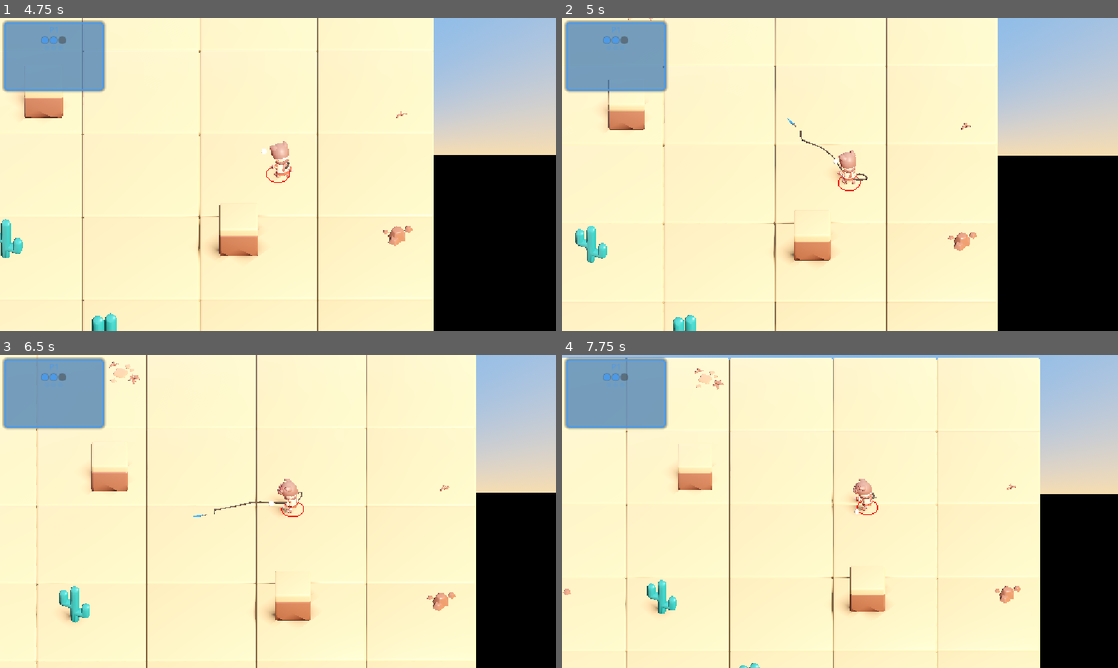
Above: before the commit, frames 1-4 (two rows, left to right).
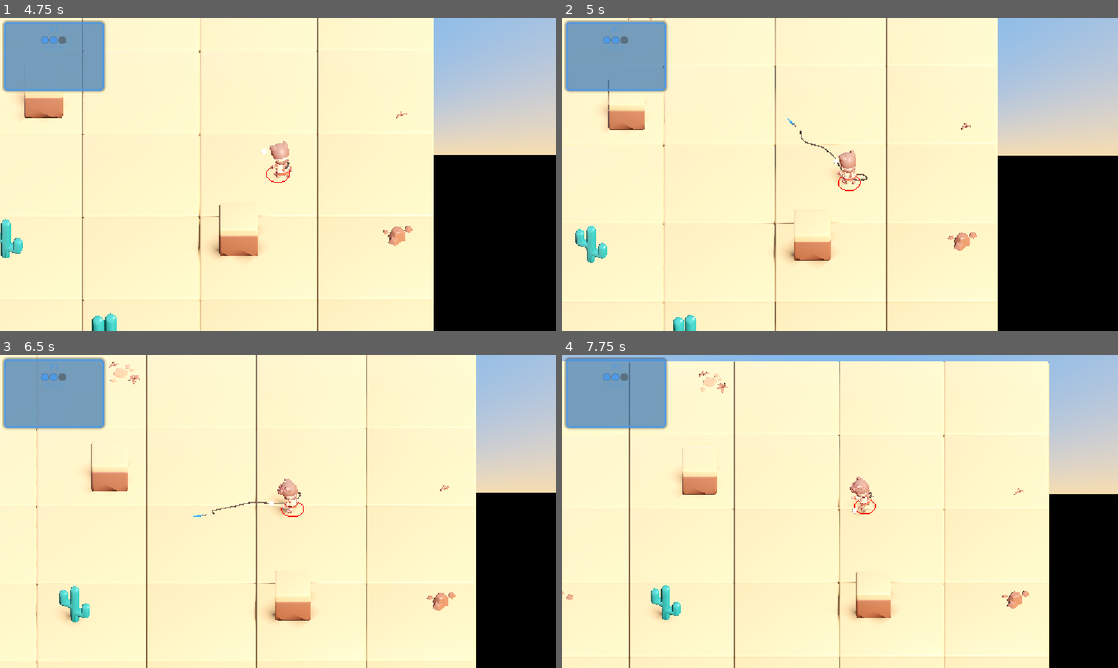
Above: after the commit, the same moments.

Repository: haotsai101/ropedart-arena
Game: Godot game, scene res://tests/test_player_map_boundary.tscn
The game is run twice, just before and just after one commit, with the same random seed, the same clock (stepped at 60 frames per second) and the same inputs. This scene is started directly instead of the project's main scene.
Inputs (mouse positions are in pixels of both pictures, inside the frame that each line leads up to):
- Up to frame 1 (4.75 s): tap Enter (ui_accept) at 0.5, 0.77, 2, 3.77 s; move the mouse to (400, 158) at 0.52 s; hold Right (ui_right) 0.53-1.25 s; tap B at 0.6 s; click (400, 158) at 0.67 s; drag from (166, 190) to (250, 237) at 1.27 s; move the mouse to (333, 105) at 2.02 s; hold Right (ui_right) 2.03-2.75 s; tap R at 2.1 s; drag from (250, 237) to (111, 127) at 2.77 s; move the mouse to (444, 221) at 3.52 s; hold Left (ui_left) 3.53-4.25 s; tap Backspace at 3.6 s; drag from (111, 127) to (194, 96) at 4.27 s
- Up to frame 2 (5 s): no input
- Up to frame 3 (6.5 s): move the mouse to (305, 511) at 5.02 s; hold Down (ui_down) 5.03-5.75 s; hold Shift 5.03-5.75 s; click (305, 511) at 5.17 s; drag from (194, 433) to (166, 527) at 5.77 s
- Up to frame 4 (7.75 s): move the mouse to (962, 495) at 6.52 s; hold Up (ui_up) 6.53-7.25 s; tap B at 6.6 s; tap Enter (ui_accept) at 6.77 s; drag from (728, 527) to (812, 574) at 7.27 s

Frame 1 is identical in both runs. In frame 2, less than 0.1% of the frame differs, in the area x 42-55%, y 36-52%; in frame 3, less than 0.1%; in frame 4, 6.3%, in the area x 0-88%, y 0-100%.

Commit message:
fix: rope leash clamp and unspool budget are wrap-aware, not beeline
Fixes a corner-wrap fold: the player's leash clamp and the growing-leash
segment budget both used straight-line hand-to-anchor/tip distance, which
undercounts how much rope a real corner wrap actually uses. That let the
player push past the point where the wrapped chain was already at capacity,
forcing the joint solver to fight an impossible stretch right at the corner
contact -- read as a sharp zigzag/hook fold once the player reached max
leash range and kept pushing around the corner.

Both now read the real, already-simulated chain's own path length (hand ->
every dynamic segment -> tip) instead of a beeline, via two new helpers.
Verified with a new deterministic regression test
(tests/test_rope_leash_corner_wrap.gd/.tscn): chain overshoot, pillar
penetration, and single-tick fold jumps all drop substantially versus the
pre-fix baseline, with no regression on the existing
tests/test_rope_obstacle_clip.gd static-hold scenario or a 3-bot soak run.

Co-Authored-By: Claude Sonnet 5 <noreply@anthropic.com>
Claude-Session: https://claude.ai/code/session_019aCxs6gZU2bEG9ijQUiYXu

Diff:
--- a/scripts/player.gd
+++ b/scripts/player.gd
@@ -1857,9 +1857,35 @@
 	# ahead of the dart's own actual travel than ROPE_UNSPOOL_SLACK, no matter
 	# how fast the joint solver's own emergent equilibrium would otherwise
 	# resolve the bunched spawn's slack.
+	#
+	# CORNER-WRAP FIX (see this session's CLAUDE.md entry): `real_dist` used
+	# to be a naive straight-line `hand_pos.distance_to(tip_pos)` -- correct
+	# only when nothing sits between the hand and the dart. Whenever a real
+	# obstacle corner is between them (the dart anchored on the far side of a
+	# pillar from the player), the ACTUAL rope has to travel further than
+	# that beeline to reach around the corner, so the beeline systematically
+	# UNDER-counts how much of the chain's fixed DART_ROPE_LENGTH capacity is
+	# really in use. That undercount fed `max_reach_from_hand` (a sphere
+	# clamp centered on the HAND) too small a radius, which forcibly yanked
+	# the non-contact tail segments -- the ones between the corner and the
+	# anchor, which legitimately need to be far from the hand along the
+	# wrapped path -- back toward the hand every tick, fighting the pin
+	# joint that's simultaneously dragging the tip anchor to the fixed real
+	# dart position. That tug-of-war is what read as a sharp zigzag/hook fold
+	# right at the corner once the player pushed far enough around it.
+	# `_rope_chain_current_path_length_2d()` sums the REAL, already-simulated
+	# chain's own consecutive control-point distances (hand -> every dynamic
+	# segment, in joint order -> tip) instead of guessing at the corner's
+	# geometry -- a segment genuinely resting against real obstacle contact
+	# is exactly where the physics solver actually put it, wrap included, so
+	# this is reading real physics state, not computing a synthetic path. In
+	# the unobstructed common case this is numerically almost identical to
+	# the old beeline (the chain settles close to the straight line, bounded
+	# by ROPE_TAUT_PERP_RADIUS), so this is not expected to change behavior
+	# when there's no obstacle in the way.
 	var hand_2d := Vector2(hand_pos.x, hand_pos.z)
 	var tip_2d := Vector2(tip_pos.x, tip_pos.z)
-	var real_dist: float = hand_pos.distance_to(tip_pos)
+	var real_dist: float = _rope_chain_current_path_length_2d(hand_2d, tip_2d)
 	var budget: float = minf(real_dist + ROPE_UNSPOOL_SLACK, DART_ROPE_LENGTH)
 	for seg in _physics_rope_segments:
 		seg.hand_pos_2d = hand_2d
@@ -1869,6 +1895,57 @@
 		# distance from the whole hand-to-tip LINE, not just the hand point.
 		seg.tip_pos_2d = tip_2d
 		seg.max_perp_from_line = ROPE_TAUT_PERP_RADIUS
+
+
+func _rope_chain_current_path_length_2d(hand_2d: Vector2, tip_2d: Vector2) -> float:
+	## Real (not beeline) 2D length of the currently-simulated physics chain:
+	## sums consecutive distances hand -> seg[0] -> seg[1] -> ... -> tip, in
+	## the same order _spawn_physics_rope() jointed them, using every dynamic
+	## segment's OWN CURRENTLY RESOLVED global position (one physics tick
+	## stale relative to hand_2d/tip_2d, same lag already accepted throughout
+	## this system -- see e.g. rope_segment_body.gd's contact_count() doc
+	## comment). Falls back to the plain beeline distance before the chain
+	## exists yet (segments empty) so callers don't have to special-case that.
+	## See _update_physics_rope_anchors()'s own CORNER-WRAP FIX comment for
+	## why this replaced a naive `hand_2d.distance_to(tip_2d)` call -- a
+	## segment genuinely resting against real obstacle contact is exactly
+	## where the physics solver put it, wrap included, so this reads real
+	## physics state rather than computing any synthetic path/route.
+	if _physics_rope_segments.is_empty():
+		return hand_2d.distance_to(tip_2d)
+	var total: float = 0.0
+	var prev: Vector2 = hand_2d
+	for seg in _physics_rope_segments:
+		var p3: Vector3 = (seg as RigidBody3D).global_position
+		var p2d := Vector2(p3.x, p3.z)
+		total += prev.distance_to(p2d)
+		prev = p2d
+	total += prev.distance_to(tip_2d)
+	return total
+
+
+func _rope_chain_rest_length_2d(tip_2d: Vector2) -> float:
+	## Companion to _rope_chain_current_path_length_2d() above, used by
+	## _clamp_to_rope_leash(): the real chain's own already-committed length
+	## from its FIRST dynamic segment (the link nearest the hand) through
+	## every remaining segment to the tip/anchor -- i.e. how much of the
+	## chain's fixed DART_ROPE_LENGTH capacity is already spent on whatever's
+	## happening between the first segment and the dart (a corner wrap,
+	## typically), leaving the rest as budget for the hand-to-first-segment
+	## span specifically. Deliberately excludes the hand->seg[0] leg (the
+	## caller supplies its own live hand position for that part). Returns 0.0
+	## if there's no chain yet.
+	if _physics_rope_segments.is_empty():
+		return 0.0
+	var total: float = 0.0
+	var prev_pos: Vector3 = (_physics_rope_segments[0] as RigidBody3D).global_position
+	for i in range(1, _physics_rope_segments.size()):
+		var p3: Vector3 = (_physics_rope_segments[i] as RigidBody3D).global_position
+		total += Vector2(prev_pos.x, prev_pos.z).distance_to(Vector2(p3.x, p3.z))
+		prev_pos = p3
+	var prev_2d := Vector2(prev_pos.x, prev_pos.z)
+	total += prev_2d.distance_to(tip_2d)
+	return total
 
 
 func _free_physics_rope() -> void:
@@ -2096,13 +2173,59 @@
 	## Once the rope dart is anchored, its rope is a fixed-length physical
 	## tether (see rope_dart.gd's class doc comment) -- the owner shouldn't be
 	## able to walk further from the anchor point than the rope allows.
-	## Pulls the player back onto the circle of radius DART_ROPE_LENGTH around
-	## the anchor instead of blocking movement outright, so running at an
-	## angle slides along the tether's edge rather than just stopping dead.
+	## Pulls the player back instead of blocking movement outright, so running
+	## at an angle slides along the tether's edge rather than just stopping
+	## dead.
 	if dart == null or dart.state != DART_STATE_ANCHORED:
 		return
 	var anchor: Vector2 = dart.head_2d
 	var pos: Vector2 = get_pos_2d()
+
+	## CORNER-WRAP FIX (see this session's CLAUDE.md entry -- real user screen
+	## recording: wrapping around a pillar corner read clean until the player
+	## reached max leash range and kept pushing further/around, at which
+	## point the rope visibly folded/hooked right at the corner). Root cause:
+	## this used to clamp the player onto a plain circle of radius
+	## DART_ROPE_LENGTH around the ANCHOR -- a straight-line (beeline) bound.
+	## When a real obstacle corner sits between the player and the anchor,
+	## the TRUE physical tether has to travel further than that beeline to
+	## reach around the corner, so the beeline circle is strictly too
+	## permissive: it let the player keep walking outward well past the
+	## point where the real, already-wrapped chain had used up its entire
+	## fixed length, forcing the physics solver to fight an impossible
+	## stretch right at the corner contact -- exactly the reported fold.
+	##
+	## Fix: pivot the clamp on the chain's own FIRST dynamic segment (the
+	## link nearest the hand, always topologically adjacent to it regardless
+	## of how many corners are involved) instead of the anchor, with the
+	## clamp radius shrunk by _rope_chain_rest_length_2d() -- the REAL,
+	## already-simulated remaining chain length from that first segment to
+	## the tip, wrap included. This reads real physics state (not a computed
+	## corner/route) the same way _rope_chain_current_path_length_2d() does
+	## for the growing-leash budget above -- a segment resting against real
+	## obstacle contact is exactly where the solver actually put it. By the
+	## triangle inequality, satisfying this clamp always also satisfies the
+	## old plain anchor-circle bound, so the fallback below never fights it;
+	## it only ever adds a stricter, wrap-aware bound on top.
+	if _physics_rope_active and not _physics_rope_segments.is_empty():
+		var first_seg_pos: Vector3 = (_physics_rope_segments[0] as RigidBody3D).global_position
+		var first_2d := Vector2(first_seg_pos.x, first_seg_pos.z)
+		var rest_len: float = _rope_chain_rest_length_2d(anchor)
+		var max_from_first: float = maxf(DART_ROPE_LENGTH - rest_len, 0.0)
+		var offset0: Vector2 = pos - first_2d
+		if offset0.length() > max_from_first:
+			var dir0: Vector2 = offset0.normalized() if offset0.length() > 0.0001 else Vector2.ZERO
+			var clamped0: Vector2 = first_2d + dir0 * max_from_first
+			global_position.x = clamped0.x
+			global_position.z = clamped0.y
+			pos = clamped0
+
+	## Fallback safety net: never let the player exceed a plain straight-line
+	## DART_ROPE_LENGTH from the anchor either -- covers the tick(s) before
+	## the physics chain exists/settles (e.g. right at throw-instant), and
+	## acts as a hard backstop. Always at least as permissive as the
+	## wrap-aware clamp above (see its own comment), so this never overrides
+	## a position that clamp already committed to.
 	var offset: Vector2 = pos - anchor
 	if offset.length() <= DART_ROPE_LENGTH:
 		return
--- /dev/null
+++ b/tests/test_rope_leash_corner_wrap.gd
@@ -0,0 +1,208 @@
+extends Node
+## Regression test for the "corner-wrap-at-max-leash fold" bug (real user
+## screen recording, frame-extracted and reviewed directly): wrapping the
+## rope around a pillar corner reads clean until the player reaches max
+## leash range and keeps pushing further/around the corner, at which point
+## the rope visibly develops a sharp zigzag/hook fold right at the corner
+## contact point.
+##
+## Deterministically forces the reported condition -- dart anchored on the
+## FAR side of a real pillar, player starting near the NEAR corner with
+## real (beeline) slack, then driven in a sustained outward+tangential sweep
+## around that corner for several seconds, well past where the naive
+## straight-line leash circle alone would allow -- instead of relying on
+## random bot play to stumble into it. Measures, every few ticks:
+##   - chain_len: the REAL simulated chain's own total path length (hand ->
+##     every dynamic segment -> tip), vs. its fixed DART_ROPE_LENGTH capacity
+##     -- a chain being asked to exceed its own physical length is exactly
+##     the "impossible stretch" this bug's root cause describes.
+##   - max_pillar_pen: whether any segment is pushed inside the pillar's own
+##     get_rect_2d() footprint (regression check against the earlier,
+##     separately-fixed straight-line-penetration bug).
+##   - fold_jump: the largest single-tick displacement of any one segment --
+##     a real "zigzag/hook fold" reads as a large jump immediately followed
+##     by a comparable jump back the other way, not a smooth multi-tick
+##     ramp (this codebase's own established precedent for what counts as a
+##     decaying/acceptable transient vs. a real fold -- see e.g. the
+##     already-validated ~10-12 unit tip-joint spike that reliably decays).
+##
+## Run this scene directly (F6 in the editor, or via the Godot MCP
+## run_project tool with scene=res://tests/test_rope_leash_corner_wrap.tscn)
+## any time player.gd's _clamp_to_rope_leash()/_update_physics_rope_anchors()
+## or rope_segment_body.gd's clamps change.
+
+const SETTLE_TICKS: int = 300  ## ~5s at 60Hz -- long enough to sweep well past max leash
+const MOVE_SPEED: float = 6.0  ## matches player.gd's own default move_speed
+const DART_ROPE_LENGTH: float = 8.0  ## must match player.gd's own DART_ROPE_LENGTH
+## A single-tick position jump bigger than this, immediately followed by a
+## comparable jump back the OTHER way, is what "zigzag/hook fold" looks like
+## numerically.
+const FOLD_JUMP_THRESHOLD: float = 1.0
+## How far the chain's own real path length may exceed its fixed physical
+## capacity before we call it a genuine overstretch rather than ordinary
+## solver slop -- a bit above the perpendicular tension tolerance
+## (ROPE_TAUT_PERP_RADIUS = 0.3) plus some headroom for a settling transient.
+const MAX_ACCEPTABLE_OVERSHOOT: float = 0.75
+
+
+func _ready() -> void:
+	call_deferred("_run")
+
+
+func _run() -> void:
+	var main_scene: Node = load("res://scenes/main.tscn").instantiate()
+	add_child(main_scene)
+	for i in 5:
+		await get_tree().physics_frame
+
+	var pillar: Node = main_scene.get_node("PillarA")
+	var rect: Rect2 = pillar.get_rect_2d()
+	print("[TEST] PillarA rect=%s (world XZ)" % [rect])
+
+	GameManager.current_state = GameManager.RoundState.PLAYING
+
+	var player_scene: PackedScene = load("res://scenes/player.tscn")
+	var player = player_scene.instantiate()
+	add_child(player)
+
+	# Start southwest of the pillar's near corner -- close enough (beeline)
+	# to the eventual anchor that the player starts with real leash slack,
+	# but circling tangentially around that near corner toward the anchor's
+	# far side quickly demands real wrap-around length, not just beeline.
+	var near_corner: Vector2 = rect.position
+	var far_corner: Vector2 = rect.end
+	player.global_position = Vector3(near_corner.x - 1.2, GameManager.PLAYER_HALF_HEIGHT, near_corner.y - 1.2)
+	player.spawn_pos = player.global_position
+	player.aim_dir = Vector2(-1, -1).normalized()
+	for i in 5:
+		await get_tree().physics_frame
+
+	player._throw(0.0)
+	for i in 5:
+		await get_tree().physics_frame
+	if player.dart == null:
+		print("[TEST] FAIL: throw produced no dart")
+		return
+
+	player.dart.state = 1  # State.ANCHORED (see rope_dart.gd's enum)
+	var anchor: Vector2 = far_corner + Vector2(1.2, 1.2)
+	player.dart.head_2d = anchor
+	print("[TEST] hand=%s anchor=%s beeline_dist=%.2f (DART_ROPE_LENGTH=%.1f)" % [
+		player.get_pos_2d(), anchor, player.get_pos_2d().distance_to(anchor), DART_ROPE_LENGTH])
+
+	# --- Settle phase: hold the player STATIONARY while the freshly-spawned
+	# chain (bunched near the hand at throw-instant, see player.gd's
+	# ROPE_BUNCH_SPACING doc comment) pays out and wraps the corner on its
+	# own. This is deliberately separate from the sweep below so the
+	# already-documented, already-accepted "first tick(s) after a throw can
+	# briefly reach 60-95% of full extension" transient (CLAUDE.md's own
+	# ROUND 2 UNSPOOL FIX writeup) doesn't get conflated with the actual bug
+	# under test here -- a fold specifically once the player is already at
+	# or near max leash and CONTINUES pushing outward/around the corner.
+	const SETTLE_WAIT_TICKS: int = 90
+	for tick in range(SETTLE_WAIT_TICKS):
+		player.velocity = Vector3.ZERO
+		player._update_physics_rope_anchors()
+		player.move_and_slide()
+		player._clamp_to_rope_leash()
+		await get_tree().physics_frame
+	var settle_hand: Vector3 = player._get_rope_hand_anchor_pos()
+	var settle_tip: Vector3 = player._get_rope_tip_target()
+	var settle_len: float = _chain_path_length_2d(player, Vector2(settle_hand.x, settle_hand.z), Vector2(settle_tip.x, settle_tip.z))
+	print("[TEST] after %d-tick settle (player stationary): chain_len=%.2f (cap=%.1f)" % [
+		SETTLE_WAIT_TICKS, settle_len, DART_ROPE_LENGTH])
+
+	# Sweep the player in a circular arc AROUND the pillar's near corner,
+	# always pushing tangentially AND outward -- exactly the reported "keeps
+	# pushing further away/around the corner" input pattern -- for long
+	# enough to run well past where the real wrapped tether should max out.
+	var center: Vector2 = near_corner
+	var max_pillar_pen: float = 0.0
+	var max_chain_overshoot: float = 0.0
+	var max_fold_jump: float = 0.0
+	var prev_seg_pos: Array[Vector2] = []
+	for seg in player._physics_rope_segments:
+		var p3: Vector3 = (seg as RigidBody3D).global_position
+		prev_seg_pos.append(Vector2(p3.x, p3.z))
+	var fold_events: Array = []
+
+	for tick in range(SETTLE_TICKS):
+		var pos: Vector2 = player.get_pos_2d()
+		var to_center: Vector2 = pos - center
+		var tangent: Vector2 = Vector2(-to_center.y, to_center.x).normalized() if to_center.length() > 0.01 else Vector2(1, 0)
+		var outward: Vector2 = to_center.normalized() if to_center.length() > 0.01 else Vector2(1, 0)
+		var move_dir: Vector2 = (tangent * 0.8 + outward * 0.5).normalized()
+		player.velocity = Vector3(move_dir.x, 0.0, move_dir.y) * MOVE_SPEED
+
+		player._update_physics_rope_anchors()
+		player.move_and_slide()
+		player._clamp_to_rope_leash()
+		await get_tree().physics_frame
+
+		if tick % 5 != 0:
+			continue
+
+		var hand_pos: Vector3 = player._get_rope_hand_anchor_pos()
+		var tip_pos: Vector3 = player._get_rope_tip_target()
+		var hand_2d := Vector2(hand_pos.x, hand_pos.z)
+		var tip_2d := Vector2(tip_pos.x, tip_pos.z)
+
+		var seg_positions: Array[Vector2] = []
+		var chain_len: float = 0.0
+		var prev_pt: Vector2 = hand_2d
+		var pen: float = 0.0
+		for seg in player._physics_rope_segments:
+			var p3: Vector3 = (seg as RigidBody3D).global_position
+			var p2 := Vector2(p3.x, p3.z)
+			seg_positions.append(p2)
+			chain_len += prev_pt.distance_to(p2)
+			prev_pt = p2
+			if rect.has_point(p2):
+				var this_pen: float = minf(p2.x - rect.position.x, rect.end.x - p2.x)
+				this_pen = minf(this_pen, minf(p2.y - rect.position.y, rect.end.y - p2.y))
+				pen = maxf(pen, this_pen)
+		chain_len += prev_pt.distance_to(tip_2d)
+		max_pillar_pen = maxf(max_pillar_pen, pen)
+		var overshoot: float = chain_len - DART_ROPE_LENGTH
+		max_chain_overshoot = maxf(max_chain_overshoot, overshoot)
+
+		var fold_jump: float = 0.0
+		if prev_seg_pos.size() == seg_positions.size():
+			for i in range(seg_positions.size()):
+				fold_jump = maxf(fold_jump, prev_seg_pos[i].distance_to(seg_positions[i]))
+		max_fold_jump = maxf(max_fold_jump, fold_jump)
+		if fold_jump > FOLD_JUMP_THRESHOLD:
+			fold_events.append([tick, fold_jump])
+		prev_seg_pos = seg_positions
+
+		print("[TEST] tick=%d player=%s beeline_to_anchor=%.2f chain_len=%.2f (cap=%.1f, overshoot=%.2f) max_pillar_pen=%.3f fold_jump=%.2f" % [
+			tick, player.get_pos_2d(), player.get_pos_2d().distance_to(anchor), chain_len, DART_ROPE_LENGTH, overshoot, max_pillar_pen, fold_jump])
+
+	print("[TEST] RESULT max_chain_overshoot=%.3f max_pillar_penetration=%.4f max_fold_jump=%.2f fold_events=%d" % [
+		max_chain_overshoot, max_pillar_pen, max_fold_jump, fold_events.size()])
+	if fold_events.size() > 0:
+		print("[TEST] fold events (tick, jump): %s" % [fold_events])
+	if max_chain_overshoot > MAX_ACCEPTABLE_OVERSHOOT or max_pillar_pen > 0.001 or fold_events.size() > 0:
+		print("[TEST] FAIL: chain overshot its own physical capacity, penetrated the pillar, and/or a zigzag fold was detected")
+	else:
+		print("[TEST] PASS: chain stayed within its own capacity, never penetrated the pillar, no fold jumps detected")
+	print("LEASH_CORNER_TEST_DONE")
+
+
+func _chain_path_length_2d(player, hand_2d: Vector2, tip_2d: Vector2) -> float:
+	## Self-contained (doesn't call any player.gd method by name) so this test
+	## measures identically whether or not player.gd has its own equivalent
+	## helper yet -- only reads _physics_rope_segments' real positions,
+	## duck-typed the same way the rest of this test (and
+	## test_rope_obstacle_clip.gd before it) already does.
+	if player._physics_rope_segments.is_empty():
+		return hand_2d.distance_to(tip_2d)
+	var total: float = 0.0
+	var prev: Vector2 = hand_2d
+	for seg in player._physics_rope_segments:
+		var p3: Vector3 = (seg as RigidBody3D).global_position
+		var p2d := Vector2(p3.x, p3.z)
+		total += prev.distance_to(p2d)
+		prev = p2d
+	total += prev.distance_to(tip_2d)
+	return total
--- /dev/null
+++ b/tests/test_rope_leash_corner_wrap.tscn
@@ -0,0 +1,6 @@
+[gd_scene load_steps=2 format=3 uid="uid://d5x6y7z8a9b0c"]
+
+[ext_resource type="Script" path="res://tests/test_rope_leash_corner_wrap.gd" id="1_leash"]
+
+[node name="TestRopeLeashCornerWrap" type="Node"]
+script = ExtResource("1_leash")
Not shown, added: tests/test_rope_leash_corner_wrap.gd.uid
Not shown, changed: CLAUDE.md
